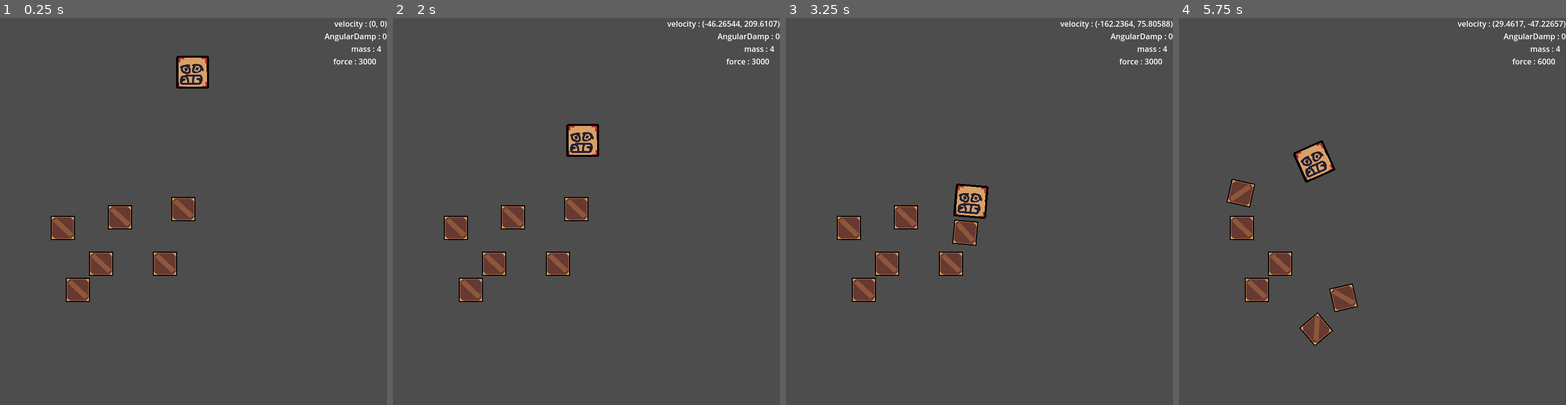
Above: before the commit, frames 1-4 (left to right).
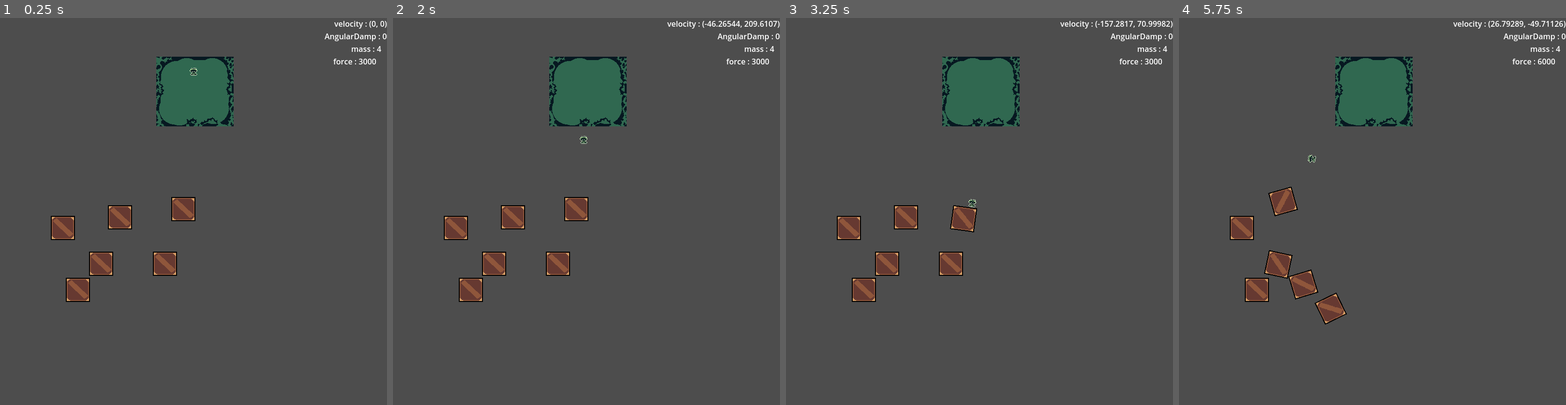
Above: after the commit, the same moments.

Repository: BozWorld/Witchy-Witch-Godot
Game: Godot game, scene res://Scene/main.tscn
Two runs of this game, one before a commit and one after it. Both use one fixed random seed, a clock stepped at 60 frames per second and the inputs below.
Inputs (mouse positions are in pixels of both pictures, inside the frame that each line leads up to):
- Up to frame 1 (0.25 s): no input
- Up to frame 2 (2 s): tap Enter at 0.5 s; move the mouse to (671, 192) at 0.52 s; hold Shift 0.53-1.25 s; click (671, 192) at 0.67 s; drag from (509, 230) to (567, 288) at 1.27 s
- Up to frame 3 (3.25 s): move the mouse to (1018, 126) at 2.02 s; hold Shift 2.03-2.75 s; click (1018, 126) at 2.17 s; drag from (960, 288) to (863, 153) at 2.77 s
- Up to frame 4 (5.75 s): move the mouse to (1488, 269) at 3.52 s; hold Shift 3.53-4.25 s; click (1488, 269) at 3.67 s; drag from (1256, 153) to (1314, 114) at 4.27 s; move the mouse to (1391, 211) at 5.02 s; hold Shift from 5.03 s (still down); click (1391, 211) at 5.17 s

The runs differ from the first frame. In frame 1, 3.6% of the frame differs, in the area x 40-61%, y 9-28%; in frame 2, 4.3%; in frame 3, 4.8%; in frame 4, 7.0%, in the area x 12-100%, y 0-85%.

Commit message:
J'ai édité le sprite de la sorcière

Diff:
--- a/Scene/main.tscn
+++ b/Scene/main.tscn
@@ -1,8 +1,9 @@
-[gd_scene load_steps=4 format=3 uid="uid://t1q65wpxe8h3"]
+[gd_scene load_steps=5 format=3 uid="uid://t1q65wpxe8h3"]
 
 [ext_resource type="Script" path="res://Scene/main.gd" id="1_dpc7f"]
 [ext_resource type="PackedScene" uid="uid://d16020cevmxnf" path="res://Scene/player_body.tscn" id="1_mhiy0"]
 [ext_resource type="PackedScene" uid="uid://ci8a8udcxs6d6" path="res://Scene/crate.tscn" id="3_i6ky2"]
+[ext_resource type="Texture2D" uid="uid://dfo6cfknr1f2n" path="res://physics project/Background_ColorSwap-export.png" id="4_tdvya"]
 
 [node name="Main" type="Node2D"]
 script = ExtResource("1_dpc7f")
@@ -81,3 +82,8 @@
 
 [node name="RigidBody2D6" parent="." instance=ExtResource("3_i6ky2")]
 position = Vector2(422, 335)
+
+[node name="BackgroundColorSwap-export" type="Sprite2D" parent="."]
+z_index = -5
+position = Vector2(577, 75)
+texture = ExtResource("4_tdvya")
--- a/Scene/player_body.tscn
+++ b/Scene/player_body.tscn
@@ -1,10 +1,10 @@
 [gd_scene load_steps=4 format=3 uid="uid://d16020cevmxnf"]
 
-[ext_resource type="Texture2D" uid="uid://cxxiaopyyltmw" path="res://physics project/sprite_player.png" id="1_3ghsj"]
 [ext_resource type="Script" path="res://Scene/player_body.gd" id="1_wjgs7"]
+[ext_resource type="Texture2D" uid="uid://bjr6321uq3jef" path="res://physics project/Grande_Tilesheet.png" id="2_gqrwl"]
 
 [sub_resource type="RectangleShape2D" id="RectangleShape2D_ix4ko"]
-size = Vector2(80, 80)
+size = Vector2(16, 16)
 
 [node name="Player_Body" type="RigidBody2D"]
 mass = 4.0
@@ -12,7 +12,11 @@
 script = ExtResource("1_wjgs7")
 
 [node name="SpritePlayer" type="Sprite2D" parent="."]
-texture = ExtResource("1_3ghsj")
+texture_filter = 1
+texture = ExtResource("2_gqrwl")
+hframes = 10
+vframes = 3
+frame = 10
 
 [node name="Player_Collision" type="CollisionShape2D" parent="."]
 shape = SubResource("RectangleShape2D_ix4ko")
Binary file added: physics project/Background_ColorSwap-export.png
Not shown, added: physics project/Background_ColorSwap-export.png.import
Not shown, added: physics project/Grande_Tilesheet.png.import
